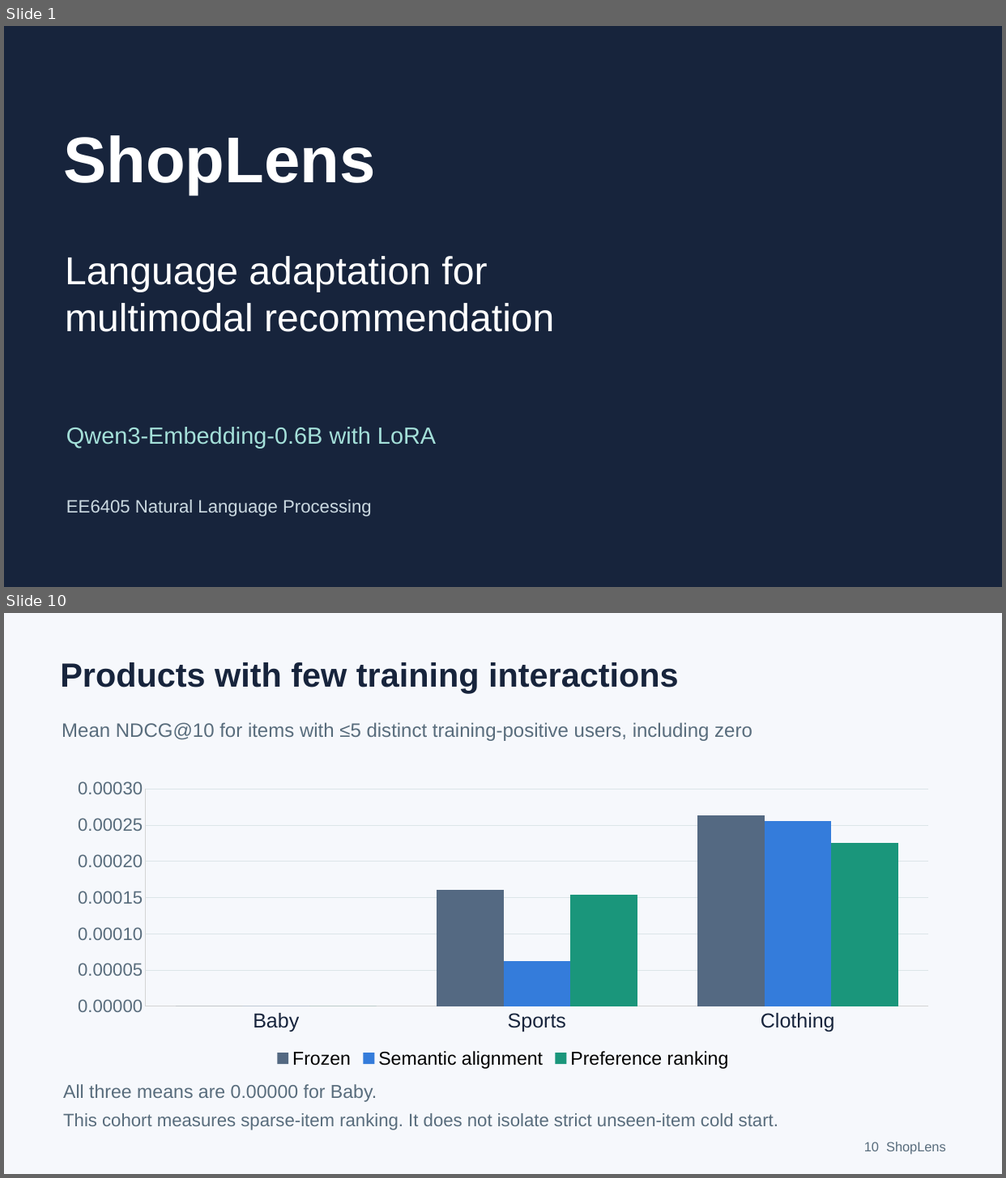
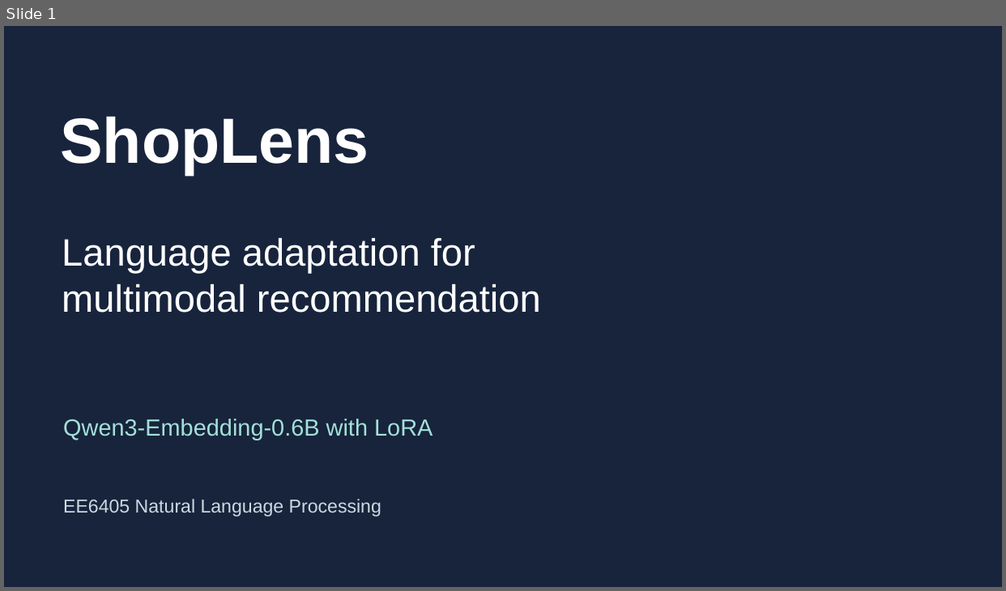
Before and after one commit to cjk041212/ShopLens, a slide deck: submission/ShopLens_Qwen_presentation.pptx. Shown one above the other, each under a label of ours: slides 1 and 10 before the commit, slide 1 after it; the slides between them are not shown. The pictures are 1006x1178 and 1006x591 pixels, drawn with LibreOffice and Linux fonts; fonts in the diff are those of the drawing. Boxes give left, top, right and bottom in pixels: in the first picture for what was removed or moved away, otherwise in the second. Text is boxed around its words. In the diff, an @@ line names an element or a change of style, - is before the commit and + after.

```diff
--- a/submission/ShopLens_Qwen_presentation.pptx
+++ b/submission/ShopLens_Qwen_presentation.pptx
@@ slide 10 removed at box(4, 613, 1002, 1174), background #F6F8FC @@
@@ text removed at box(60, 662, 679, 693) @@
-Products with few training interactions
@@ text removed at box(62, 722, 752, 741) @@
-Mean NDCG@10 for items with ≤5 distinct training-positive users, including zero
@@ column chart removed at box(60, 773, 946, 1073) @@
-categories: Baby, Sports, Clothing
-Frozen: 0, 0.000161, 0.000263
-Semantic alignment: 0, 6.2e-05, 0.000255
-Preference ranking: 0, 0.000153, 0.000226
@@ text removed at box(63, 1084, 377, 1102) @@
-All three means are 0.00000 for Baby.
@@ text removed at box(63, 1114, 778, 1131) @@
-This cohort measures sparse-item ranking. It does not isolate strict unseen-item cold start.
@@ text removed at box(864, 1142, 946, 1154) @@
-10 ShopLens
@@ slide 1 changed as well @@
@@ text "ShopLens": place and size @@
-text "ShopLens" at box(63, 135, 376, 194)
+text "ShopLens" at box(60, 116, 368, 175)
@@ text "ShopLens" at box(60, 116, 368, 175): size 62.2 to 61.5 pt @@
@@ text "Language adaptation for": place and size @@
-text "Language adaptation for" at box(65, 256, 554, 332)
+text "Language adaptation for" at box(62, 238, 541, 313)
@@ text "Language adaptation for" at box(62, 238, 541, 313): size 37.5 to 36.8 pt @@
@@ text "Qwen3-Embedding-0.6B with LoRA": place and size @@
-text "Qwen3-Embedding-0.6B with LoRA" at box(66, 427, 436, 449)
+text "Qwen3-Embedding-0.6B with LoRA" at box(63, 419, 432, 440)
@@ text "EE6405 Natural Language Processing" at box(63, 499, 381, 517): size 17.2 to 18 pt @@
```
Also in this commit, not shown: 3 other slides changed, 22 slides added, 7 other slides removed, 2 other files.
